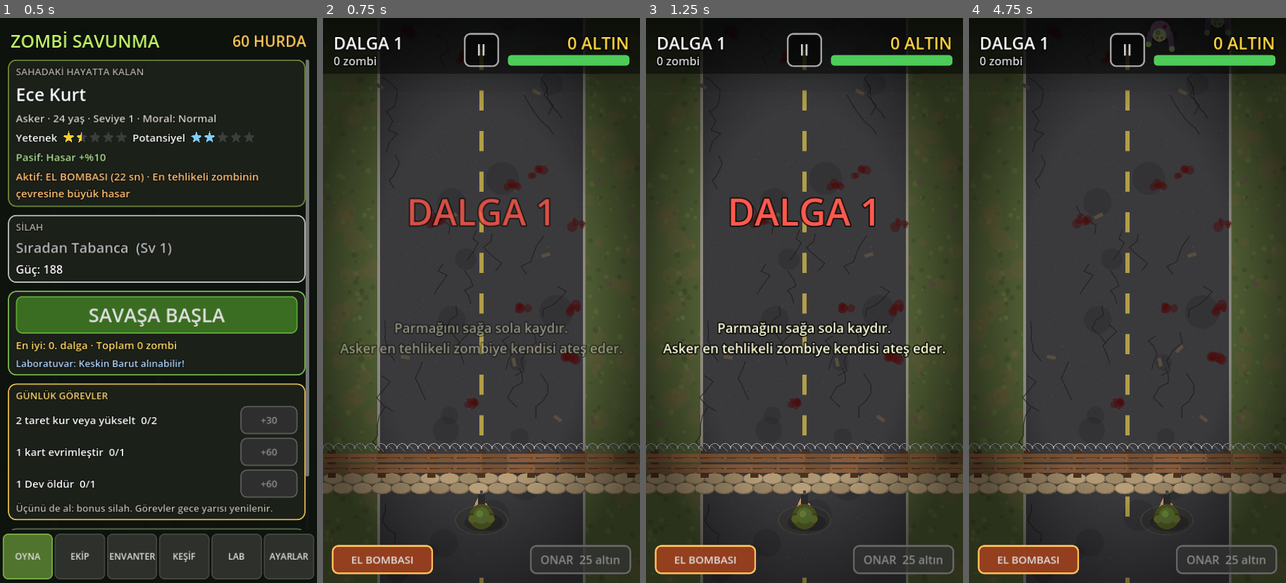
Above: before the commit, frames 1-4 (left to right).
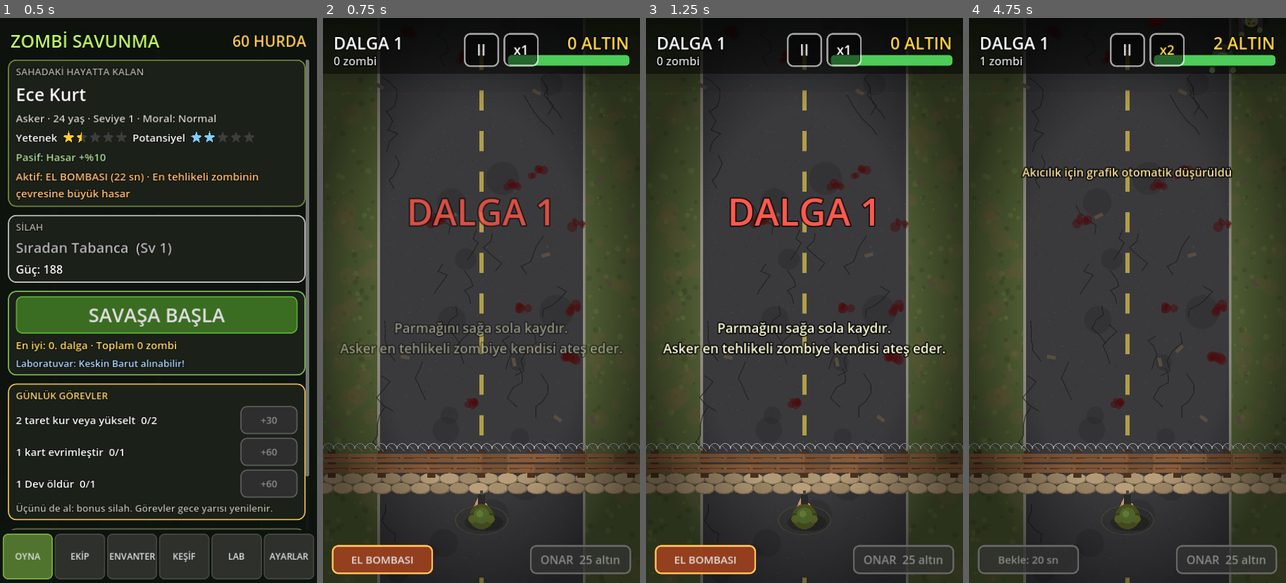
Above: after the commit, the same moments.

Repository: malisah61/zombi-savunma
Game: Godot game, scene res://oyun.tscn
The game is run twice, just before and just after one commit, with the same random seed, the same clock (stepped at 60 frames per second) and the same inputs.
Inputs (mouse positions are in pixels of both pictures, inside the frame that each line leads up to):
- Up to frame 1 (0.5 s): no input
- Up to frame 2 (0.75 s): click "SAVAŞA BAŞLA" at 0.5 s
- Up to frame 3 (1.25 s): no input
- Up to frame 4 (4.75 s): click (1165, 51) at 1.25 s, where only the run after the commit has a clickable "x1"; click "EL BOMBASI" at 2 s; click "II" at 2.75 s; click (1165, 51) at 3.5 s, where only the run after the commit has a clickable "x2"; click "DEVAM" at 4.25 s

Frame 1 is identical in both runs. In frame 2, 0.3% of the frame differs, in the area x 56-68%, y 2-9%; in frame 3, 0.3%; in frame 4, 3.9%, in the area x 2-93%, y 0-99%.

Commit message:
Oyun hızı x1/x2/x3, hızlı oyunda güvenli mermi çarpışması; yapay zekâ ve Grow Castle planı
Co-Authored-By: Claude Opus 5.5 <noreply@anthropic.com>
Claude-Session: https://claude.ai/code/session_01YPoiBXdns49t1yMi9hBNLc

Diff:
--- a/betikler/arayuz.gd
+++ b/betikler/arayuz.gd
@@ -7,6 +7,7 @@
 signal basla_istendi
 signal menu_istendi
 signal duraklat_istendi(duraklat: bool)
+signal hiz_istendi
 signal yeniden_cek_istendi
 signal aktif_istendi
 signal kule_istendi(i: int)
@@ -27,6 +28,7 @@
 var _kart_kutusu: VBoxContainer
 var _kart_baslik: Label
 var _duraklat_dugme: Button
+var _hiz_dugme: Button
 var _duraklat_paneli: Control
 var _fps_etiket: Label
 var _ipucu: Label
@@ -364,6 +366,14 @@
 	return p
 
 
+func hiz_goster(h: int) -> void:
+	_hiz_dugme.text = "x%d" % h
+	var renk := Color(1, 1, 1) if h == 1 else (Color(1, 0.85, 0.3) if h == 2 else Color(1, 0.45, 0.3))
+	_hiz_dugme.add_theme_color_override("font_color", renk)
+	_hiz_dugme.add_theme_color_override("font_pressed_color", renk)
+	_hiz_dugme.add_theme_color_override("font_hover_color", renk)
+
+
 func _duraklat_kur() -> void:
 	_duraklat_dugme = Button.new()
 	_duraklat_dugme.text = "II"
@@ -380,6 +390,22 @@
 	_duraklat_dugme.offset_top = _ust_bosluk + 4
 	_duraklat_dugme.offset_bottom = _ust_bosluk + 80
 	_duraklat_dugme.pressed.connect(func() -> void: duraklat_istendi.emit(true))
+
+	# Oyun hızı (Grow Castle'daki gibi): x1 → x2 → x3
+	_hiz_dugme = Button.new()
+	_hiz_dugme.text = "x1"
+	_hiz_dugme.focus_mode = Control.FOCUS_NONE
+	_hiz_dugme.add_theme_font_size_override("font_size", 30)
+	_hiz_dugme.add_theme_stylebox_override("normal", st)
+	_hiz_dugme.add_theme_stylebox_override("hover", st)
+	_hiz_dugme.add_theme_stylebox_override("pressed", _kutu_stili(Color(0.3, 0.3, 0.3, 0.7), Color.WHITE, 14))
+	add_child(_hiz_dugme)
+	_hiz_dugme.set_anchors_and_offsets_preset(Control.PRESET_CENTER_TOP)
+	_hiz_dugme.offset_left = 50
+	_hiz_dugme.offset_right = 130
+	_hiz_dugme.offset_top = _ust_bosluk + 4
+	_hiz_dugme.offset_bottom = _ust_bosluk + 80
+	_hiz_dugme.pressed.connect(func() -> void: hiz_istendi.emit())
 
 	_duraklat_paneli = _tam_ekran_panel(Color(0, 0, 0, 0.7))
 	var baslik := _etiket(80, Color(0.9, 0.9, 0.9))
@@ -540,6 +566,7 @@
 		onar_fiyat = fiyat
 		_onar_dugme.text = "ONAR  %d altın" % onar_fiyat
 	_duraklat_dugme.visible = oyunda
+	_hiz_dugme.visible = oyunda
 	_dalga_etiket.text = "DALGA %d" % dalga
 	_altin_etiket.text = "%d ALTIN" % altin
 	_oldurme_etiket.text = "%d zombi" % oldurme
--- a/betikler/mermi.gd
+++ b/betikler/mermi.gd
@@ -28,14 +28,18 @@
 
 
 func _process(delta: float) -> void:
+	var once := position
 	position += yon * hiz * delta
 	if position.y < -60.0 or position.y > oyun.yukseklik + 60.0 or position.x < -60.0 or position.x > oyun.genislik + 60.0:
 		oyun.mermi_birak(self)
 		return
+	# Çarpışma: bu karede gidilen yol (doğru parçası) zombiye değiyor mu? Oyun x2/x3 hızdayken
+	# mermi bir karede zombiden uzun yol alabilir; tek noktaya bakmak "içinden geçme" yaratır.
 	for z in oyun.zombiler:
 		if z.olu or _vurulanlar.has(z):
 			continue
-		if position.distance_squared_to(z.position) < z.yaricap * z.yaricap:
+		var en_yakin: Vector2 = Geometry2D.get_closest_point_to_segment(z.position, once, position)
+		if en_yakin.distance_squared_to(z.position) < z.yaricap * z.yaricap:
 			_vurulanlar.append(z)
 			oyun.isabet(z, hasar, kritik, position, zirh_gec)
 			delme_kalan -= 1
--- a/betikler/oyun.gd
+++ b/betikler/oyun.gd
@@ -64,6 +64,7 @@
 var barikat_y := 1010.0
 
 var durum: Durum = Durum.MENU
+var oyun_hizi := 1  # 1, 2 veya 3 (Engine.time_scale)
 var dalga := 0
 var altin := 0
 var oldurme := 0
@@ -201,6 +202,7 @@
 	arayuz.basla_istendi.connect(_yeni_oyun)
 	arayuz.menu_istendi.connect(_menuye_don)
 	arayuz.duraklat_istendi.connect(_duraklat)
+	arayuz.hiz_istendi.connect(_hiz_degistir)
 	arayuz.yeniden_cek_istendi.connect(_yeniden_cek)
 	arayuz.aktif_istendi.connect(aktif_kullan)
 	arayuz.kule_istendi.connect(kule_al)
@@ -345,6 +347,9 @@
 func _yeni_oyun() -> void:
 	get_tree().paused = false
 	_temizle()
+	oyun_hizi = clampi(int(profil.ayar("hiz")), 1, 3)
+	arayuz.hiz_goster(oyun_hizi)
+	Engine.time_scale = float(oyun_hizi)
 	st = profil.kosu_istatistigi()
 	kart_seviye.clear()
 	barikat.max_can = float(st["barikat_max"])
@@ -505,6 +510,15 @@
 	return (1.0 + 0.12 * (dalga - 1) + 0.03 * gec * gec) * pow(1.08, maxf(float(dalga - 25), 0.0))
 
 
+## Oyun hızı x1 → x2 → x3 (Grow Castle tarzı). Seçim kaydedilir, sonraki koşularda da geçerli olur.
+func _hiz_degistir() -> void:
+	oyun_hizi = oyun_hizi % 3 + 1
+	profil.ayar_degistir("hiz", oyun_hizi)
+	arayuz.hiz_goster(oyun_hizi)
+	if durum == Durum.OYUN or durum == Durum.KART:
+		Engine.time_scale = float(oyun_hizi)
+
+
 func _duraklat(acik: bool) -> void:
 	if (durum != Durum.OYUN and acik) or _uzman_yuva >= 0:
 		return
@@ -709,8 +723,9 @@
 	for i in 5:
 		_parcacik("kan_buyuk", z.position + Vector2(randf_range(-60, 60), randf_range(-60, 60)))
 	# kısa ağır çekim: büyük an hissedilsin
-	Engine.time_scale = 0.35
-	get_tree().create_timer(0.5, true, false, true).timeout.connect(func() -> void: Engine.time_scale = 1.0)
+	Engine.time_scale = 0.35 * oyun_hizi
+	get_tree().create_timer(0.5, true, false, true).timeout.connect(func() -> void:
+		Engine.time_scale = float(oyun_hizi) if (durum == Durum.OYUN or durum == Durum.KART) else 1.0)
 
 
 func asit_at(konum: Vector2, hasar: float) -> void:
--- a/betikler/profil.gd
+++ b/betikler/profil.gd
@@ -16,7 +16,7 @@
 	"envanter": [],
 	"aktif": "",
 	"kesif": {"aktif": {}, "raporlar": []},
-	"ayarlar": {"grafik": 2, "fps": 60, "ses": true, "titresim": true, "fps_goster": false, "oto_kalite": true},
+	"ayarlar": {"grafik": 2, "fps": 60, "ses": true, "titresim": true, "fps_goster": false, "oto_kalite": true, "hiz": 1},
 	"rekor": 0,
 	"istatistik": {"kosu": 0, "oldurme": 0, "boss": 0},
 	"gorulen": [],  # tanıtımı yapılmış zombi türleri
Not shown, changed: GUNLUK.md
Not shown, changed: TASARIM.md
